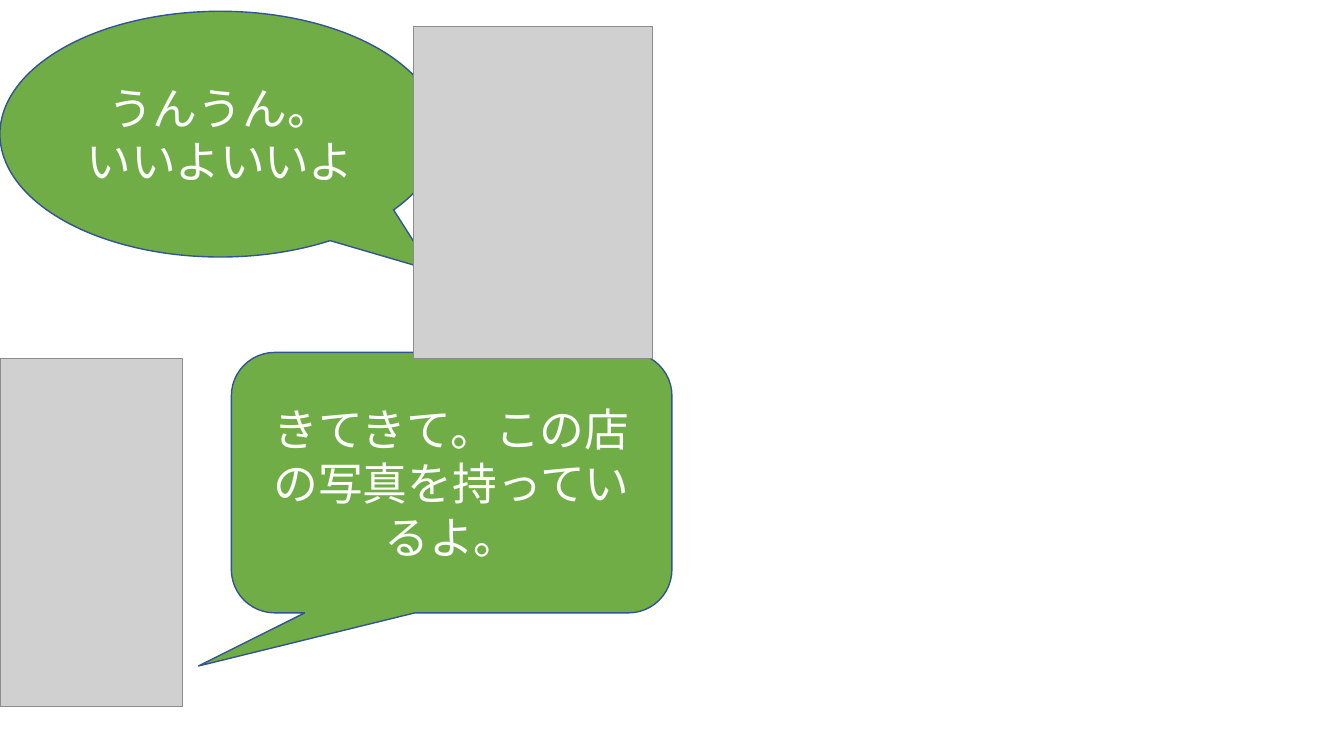
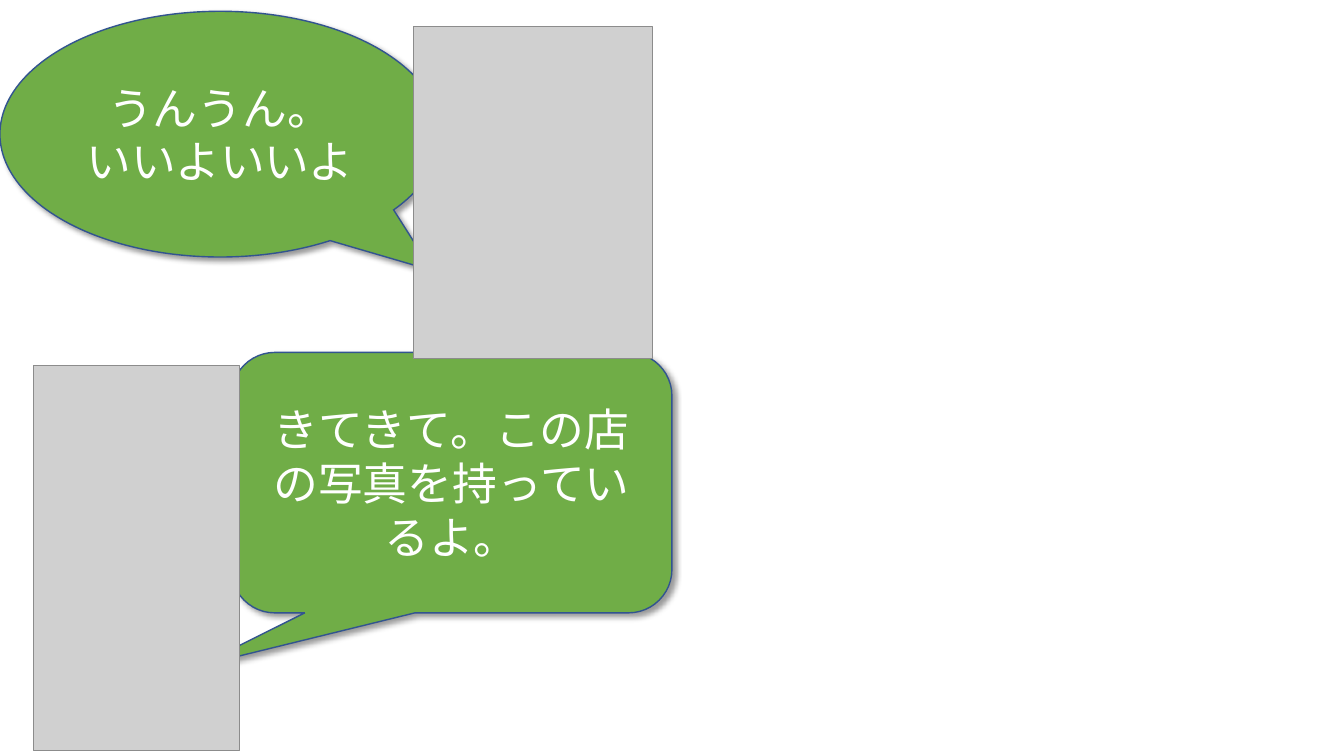
Before and after one commit to phuchung97/phuchung97.github.io, a slide deck: slide 21 of design/story.pptx. Drawn at 1344x756 pixels with LibreOffice and Linux fonts; fonts in the diff are those of the drawing; grey boxes stand for pictures; background and template pictures are left out. Boxes give left, top, right and bottom in pixels: in the first picture for what was removed or moved away, otherwise in the second. Text is boxed around its words. In the diff, an @@ line names an element or a change of style, - is before the commit and + after.

```diff
--- a/design/story.pptx
+++ b/design/story.pptx
@@ speech bubble "うんうん。" at (0, 11, 441, 257): shadow on @@
@@ rounded speech box "きてきて。この店の写真を持っているよ。" at (232, 353, 673, 613): shadow on @@
@@ picture: place and size @@
-picture at (0, 359, 182, 707)
+picture at (33, 366, 239, 751)
```
Also in this commit, not shown: 18 other slides changed, 49 other files.
